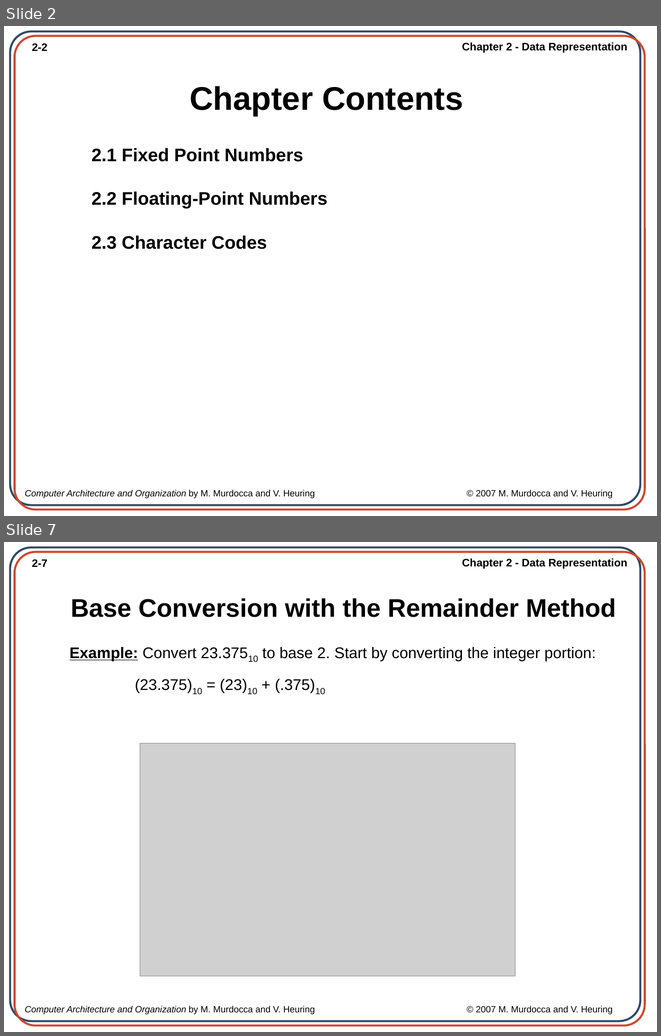
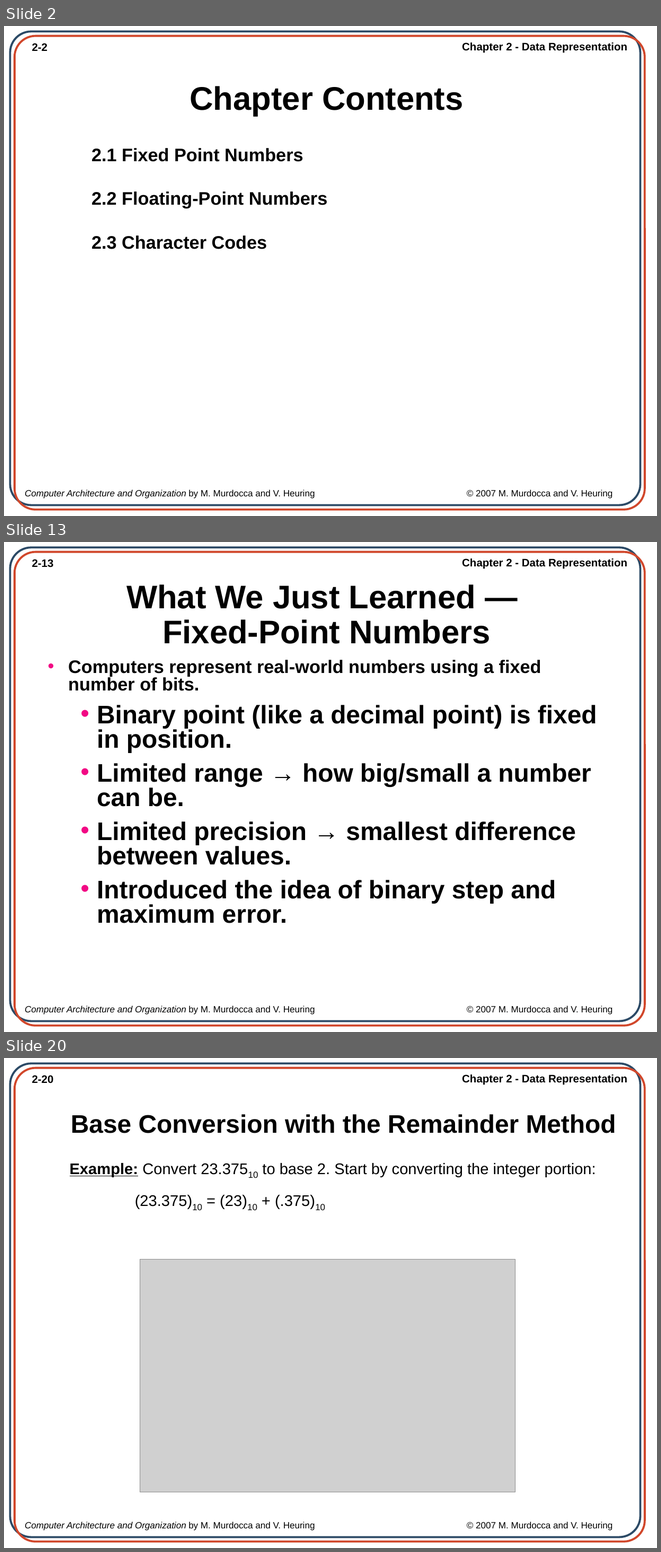
Before and after one commit to AfiqahAzahari-here/computer_organization_arch, a slide deck: SLIDE_NOTA/Ch02_Data Representation.ppt. Shown one above the other, each under a label of ours: slides 2 and 7 before the commit, slides 2, 13 and 20 after it; the slides between them are not shown. The pictures are 661x1036 and 661x1552 pixels, drawn with LibreOffice and Linux fonts; fonts in the diff are those of the drawing; grey boxes stand for pictures; background and template pictures are left out. Boxes give left, top, right and bottom in pixels: in the first picture for what was removed or moved away, otherwise in the second. Text is boxed around its words. In the diff, an @@ line names an element or a change of style, - is before the commit and + after.

```diff
--- a/SLIDE_NOTA/Ch02_Data Representation.ppt
+++ b/SLIDE_NOTA/Ch02_Data Representation.ppt
@@ slide 13 added at [4,542,657,1032], background picture (left out); not listed: 5 template elements that a slide beside it also shows @@
@@ title added at [126,584,491,644], 36 pt, text #000000, bold @@
+What We Just Learned —
+Fixed-Point Numbers
@@ text added at [68,660,597,923], 28 pt, text #000000, bold @@
+• Computers represent real-world numbers using a fixed number of bits.
+  • Binary point (like a decimal point) is fixed in position.
+  • Limited range → how big/small a number can be.
+  • Limited precision → smallest difference between values.
+  • Introduced the idea of binary step and maximum error.
@@ what was slide 7 is now slide 20 @@
@@ page number at [32,1075,54,1083]: text changed @@
-2-7
+2-20
```
Also in this commit, not shown: 12 slides changed, 32 other slides added, 4 other files.
